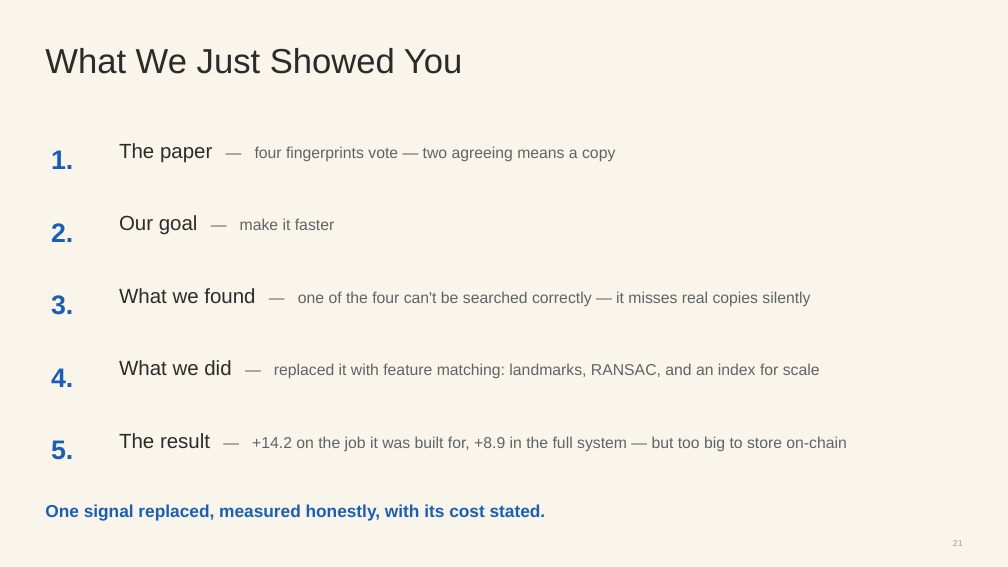
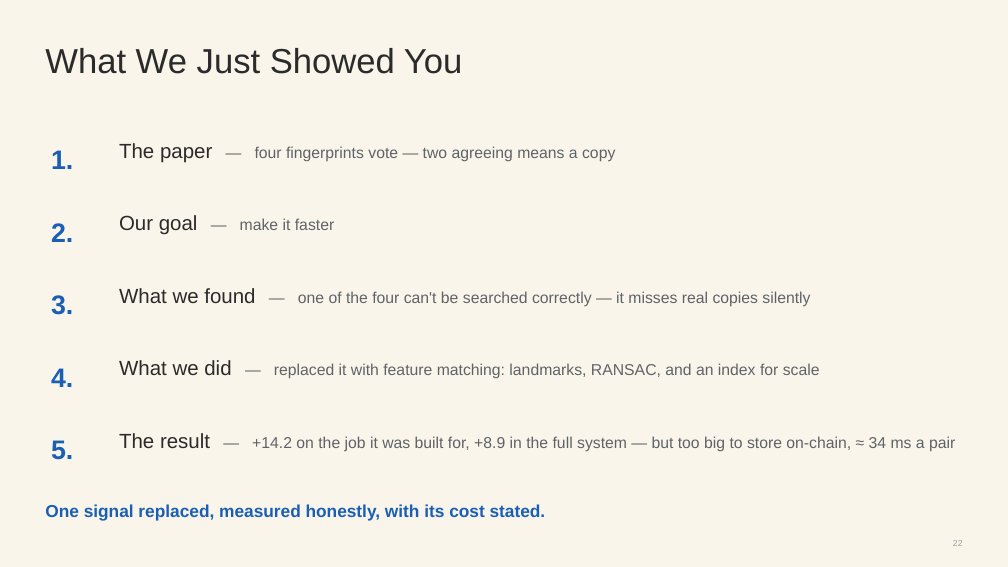
Before and after one commit to rabea-yassin/nft-dup-heuristic-router, a slide deck: slide 22 of NFT_Copymint_Detection_v3.pptx (slide 21 before the commit). Drawn at 1008x567 pixels with LibreOffice and Linux fonts; fonts in the diff are those of the drawing. Boxes give left, top, right and bottom in pixels: in the first picture for what was removed or moved away, otherwise in the second. Text is boxed around its words. In the diff, an @@ line names an element or a change of style, - is before the commit and + after.

```diff
--- a/NFT_Copymint_Detection_v3.pptx
+++ b/NFT_Copymint_Detection_v3.pptx
@@ text at bbox=[119, 433, 955, 452]: text changed @@
-The result — +14.2 on the job it was built for, +8.9 in the full system — but too big to store on-chain
+The result — +14.2 on the job it was built for, +8.9 in the full system — but too big to store on-chain, ≈ 34 ms a pair
```
Also in this commit, not shown: 13 other slides changed, 1 slide added, 23 other files.
